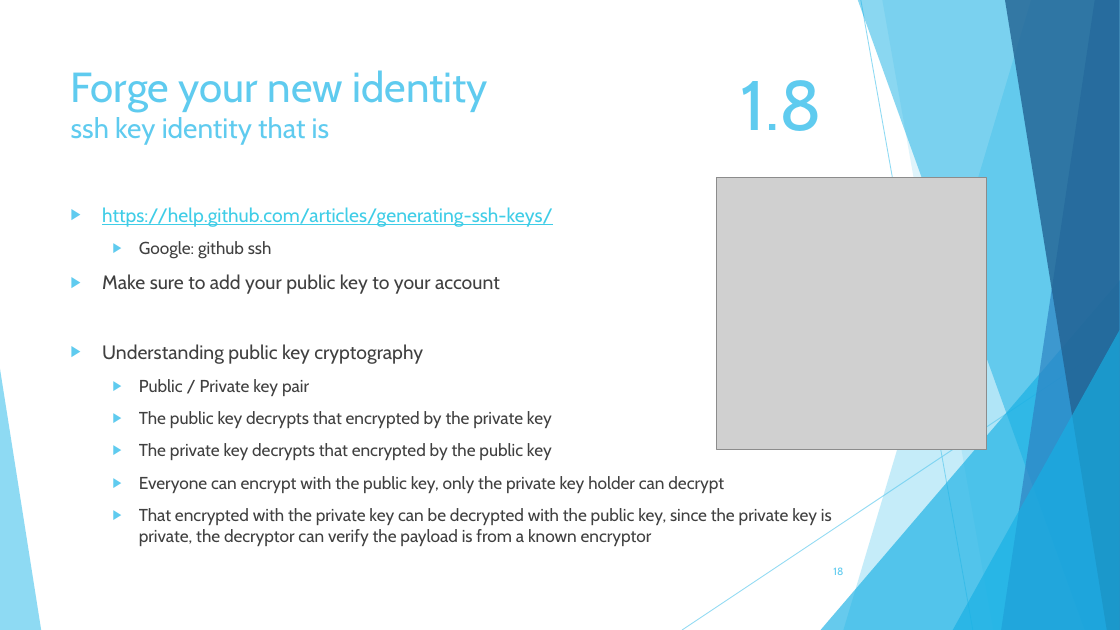
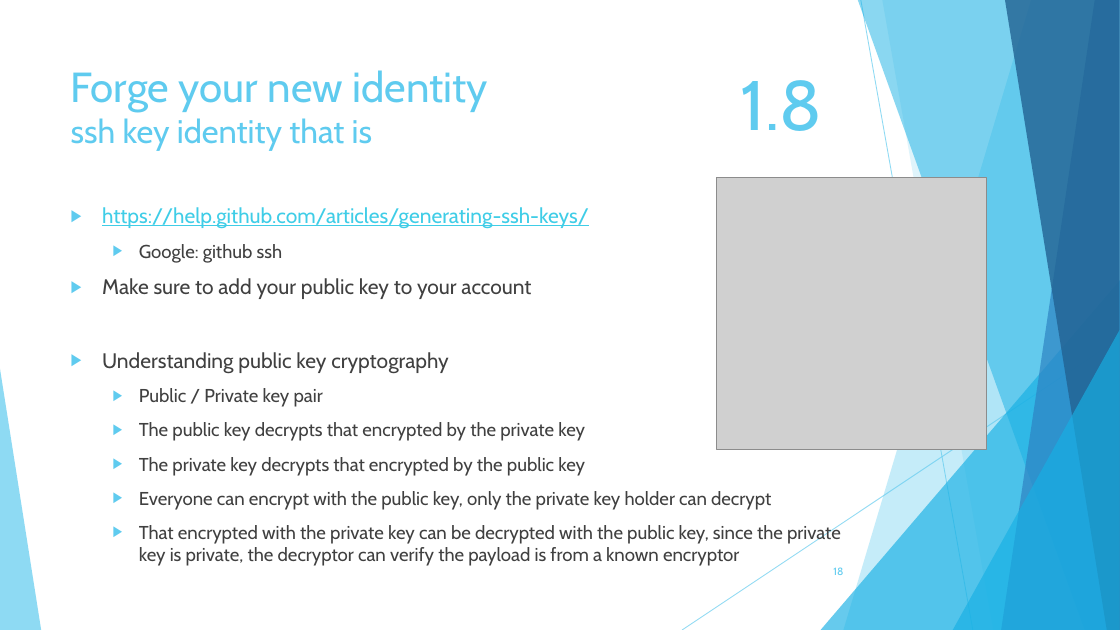
Before and after one commit to TechplexEngineer/GitCheatSheet, a slide deck: slide 18 of ppt/Getting started with GIT.pptx. Drawn at 1120x630 pixels with LibreOffice and Linux fonts; fonts in the diff are those of the drawing; grey boxes stand for pictures. Boxes give left, top, right and bottom in pixels: in the first picture for what was removed or moved away, otherwise in the second. Text is boxed around its words. In the diff, an @@ line names an element or a change of style, - is before the commit and + after.

```diff
--- a/ppt/Getting started with GIT.pptx
+++ b/ppt/Getting started with GIT.pptx
@@ title "Forge your new identity ssh ..." at [71, 70, 488, 151]: size 24 to 28 pt in "ssh key identity that is" @@
@@ text "https://help.github.com/articles/generating-ssh-keys/" at [102, 207, 841, 566]: size 16.6 to 18 pt in "https://help.github.com/articles/generating-ssh-keys/", "Make sure to add your public key ...", "Understanding public key cryptography"; size 14.8 to 16 pt in "Google: github ssh", "Public / Private key pair", "The public key decrypts that encrypted by ...", "The private key decrypts that encrypted by ..." and 2 more places @@
```
Also in this commit, not shown: 20 other slides changed, 4 slides added, 3 other files.
